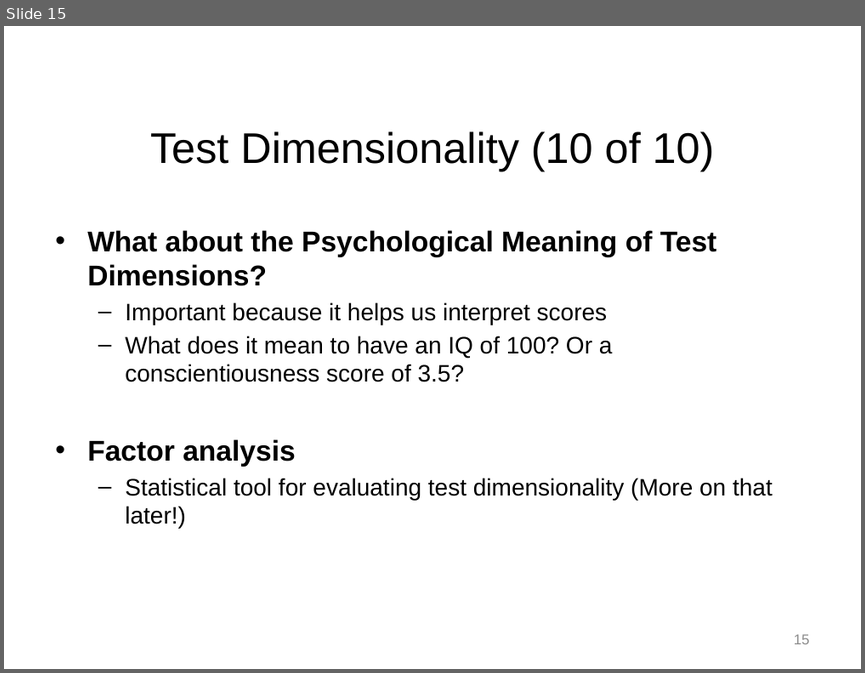
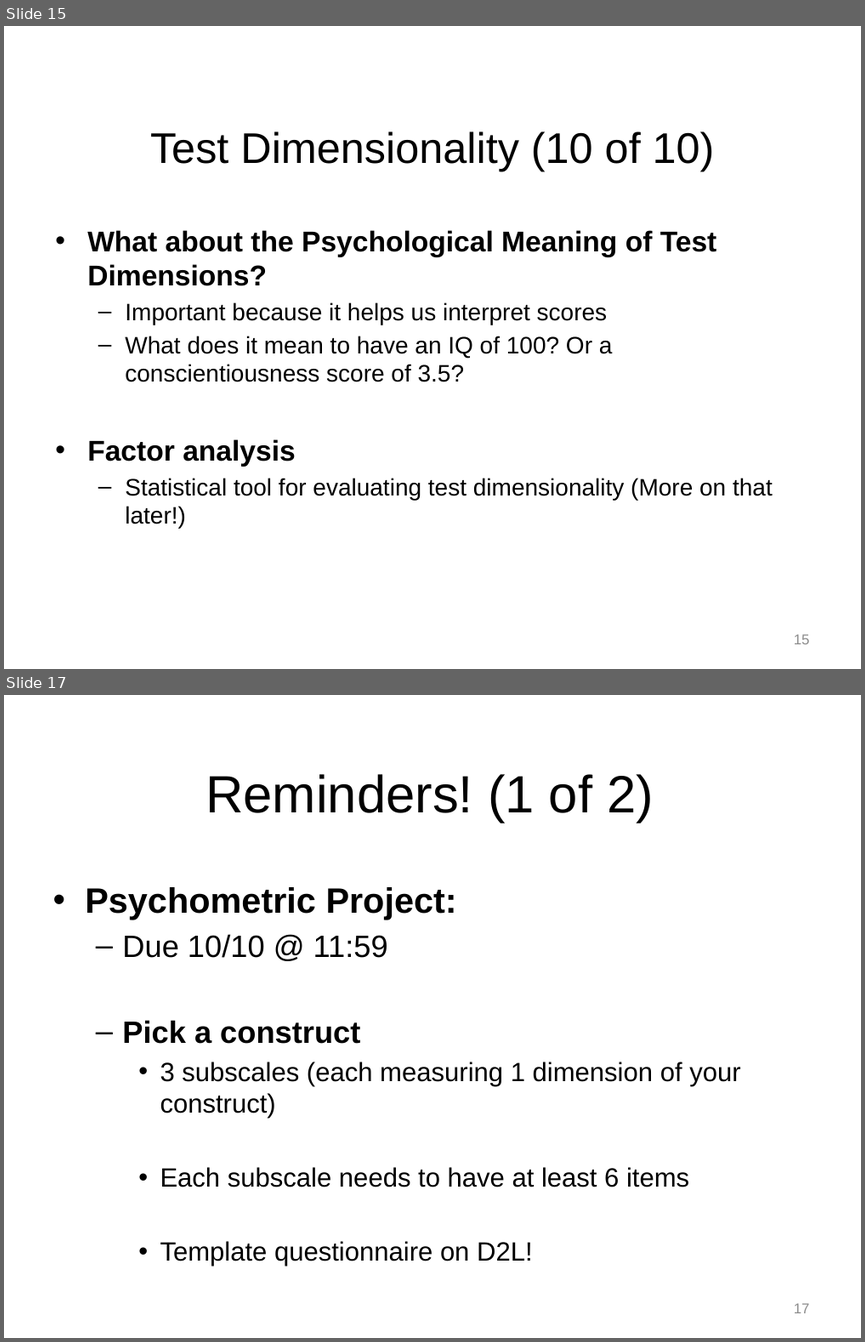
Before and after one commit to npm27/Teaching-Materials, a slide deck: Tests and Eval/Slides/4 Chapter 4 Part 1.pptx. Shown one above the other, each under a label of ours: slide 15 before the commit, slides 15 and 17 after it; the slides between them are not shown. The pictures are 865x673 and 865x1342 pixels, drawn with LibreOffice and Linux fonts; fonts in the diff are those of the drawing. Boxes give left, top, right and bottom in pixels: in the first picture for what was removed or moved away, otherwise in the second. Text is boxed around its words. In the diff, an @@ line names an element or a change of style, - is before the commit and + after.

```diff
--- a/Tests and Eval/Slides/4 Chapter 4 Part 1.pptx
+++ b/Tests and Eval/Slides/4 Chapter 4 Part 1.pptx
@@ slide 17 added at (4,695,861,1338), background #FFFFFF @@
@@ title added at (205,774,653,822), 44 pt, text #000000 @@
+Reminders! (1 of 2)
@@ text added at (85,887,740,1260), 22.2 pt, text #000000 @@
+• Psychometric Project:
+  – Due 10/10 @ 11:59
+  – Pick a construct
+    • 3 subscales (each measuring 1 dimension of your construct)
+    • Each subscale needs to have at least 6 items
+    • Template questionnaire on D2L!
@@ page number added at (794,1303,810,1313), 12 pt, text #8C8C8C @@
+17
```
Also in this commit, not shown: 3 slides changed, 2 other slides added, 1 other file.
